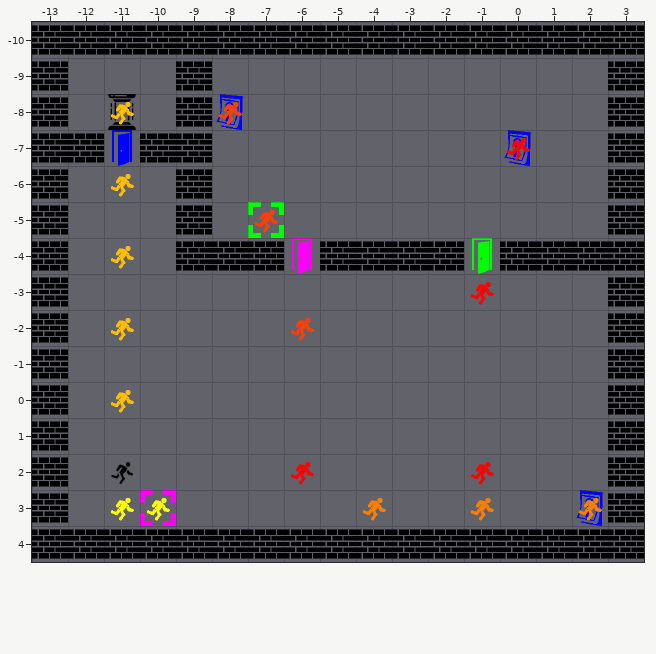
A Tiled map gets an edit: LevelDesign/level6.tmx. Above: the version before the commit.
Cells are 64x64 px. Shown: x -13..3, y -10..4.
And afterwards:
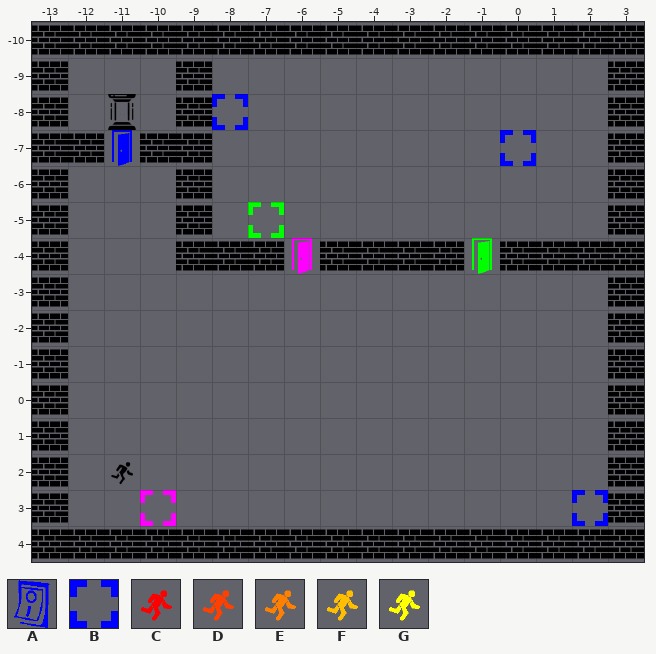
Key: from "sprites": A 10 "button_blue", B 22 "pressure_plate_blue", C 34 "player1", D 35 "player2", E 36 "player3", F 37 "player4", G 38 "player5".
_ is an empty cell.
Difference:
Layer "Tile Layer 1":
The edit turns tile A into tile B in row -8 at x -8; in row -7 at x 0; in row 3 at x 2.
Layer "Tile Layer 2" (now hidden):
The author cleared tile C in row -7 at x 0; in row -3 at x -1; in row 2 at x -6 and -1.
The author cleared tile D in row -8 at x -8; in row -5 at x -7; in row -2 at x -6.
The author cleared tile E in row 3 at x -4, -1 and 2.
The author cleared tile F in row -8 at x -11; in row -6 at x -11; in row -4 at x -11; in row -2 at x -11; in row 0 at x -11.
The author cleared tile G in row 3 at x -11 to -10.
